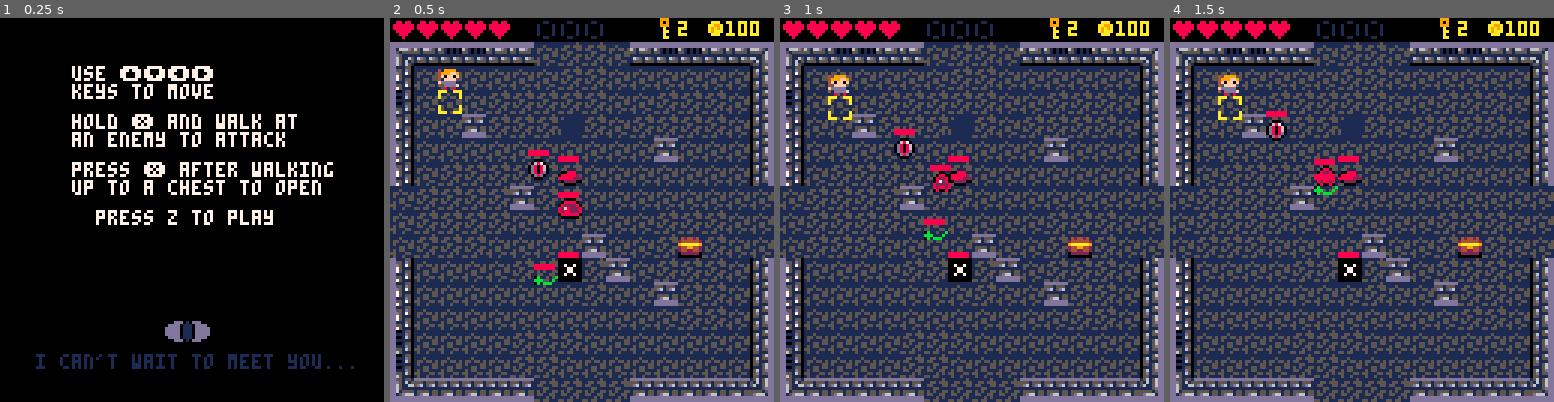
Above: before the commit, frames 1-4 (left to right).
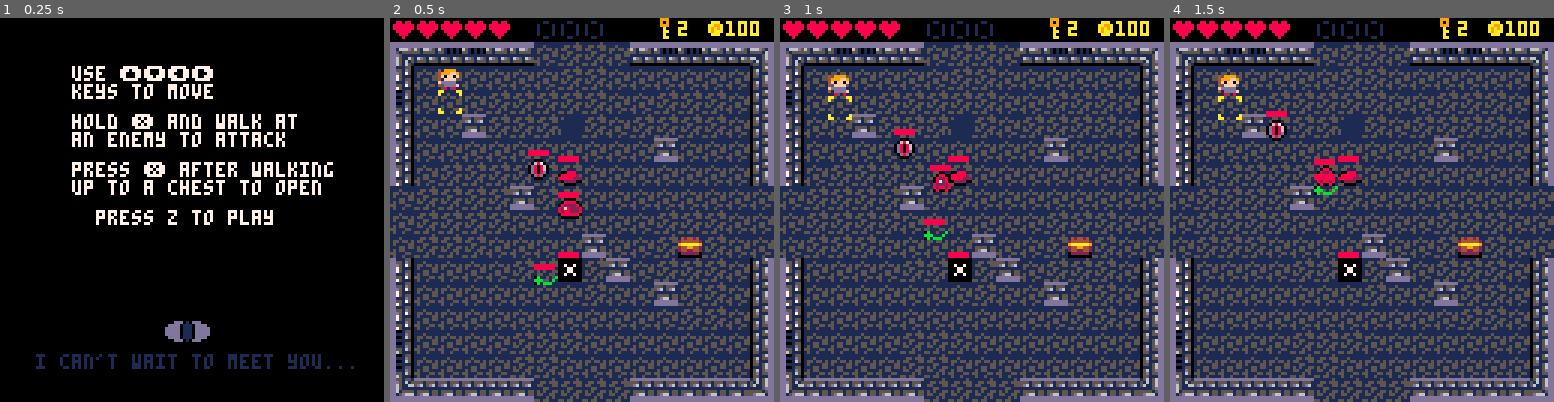
Above: after the commit, the same moments.

Repository: bluewhit/COSC438_final
Game: PICO-8 cartridge nightmare.p8
The game is run twice, just before and just after one commit, with the same random seed, the same clock (stepped at 60 frames per second) and the same inputs.
Inputs:
- Up to frame 1 (0.25 s): no input
- Up to frame 2 (0.5 s): tap O (Z key) at 0.33 s
- Up to frame 3 (1 s): tap Down at 0.7 s
- Up to frame 4 (1.5 s): tap O (Z key) at 1.07 s; tap X (X key) at 1.43 s

Frame 1 is identical in both runs. In frame 2, less than 0.1% of the frame differs, in the area x 12-19%, y 18-25%; in frame 3, less than 0.1%; in frame 4, less than 0.1%.

Commit message:
Add files via upload

Diff:
--- a/nightmare.p8
+++ b/nightmare.p8
@@ -35,6 +35,10 @@
 		h=8
 	}
 
+	--shop init
+	buy = {16,36,51,53,37}
+	shp = {}
+
 	level = 1
 	difficulty = 0
 	enemy = {}
@@ -43,6 +47,12 @@
 	cboss = {}
  genlevel()
  genenemies()
+
+ dis_diag = f
+	diag = ""
+	d_tick = 0
+
+
 end
 
 -->8
@@ -59,15 +69,14 @@
     enemy_update()
    if level == 5 then
     state = 2
-   		if cboss.name == "rotting fish" then
-			ani_fish()
-		end
+   	if cboss.name == "rotting fish" then
+		ani_fish()
 	end
 
 	if difficulty == 4 and cboss.hp == 0 then
 		--state = 3
 	end
-
+   end
  elseif state == 2 then
 	  plr_update()
     boss_update()
@@ -86,10 +95,11 @@
 function _draw()
 
  if state==0 then
-	draw_intro()
+	  draw_intro()
  elseif state==1 then
-	  draw_main()
-	  draw_ui()
+    draw_diag()
+	draw_main()
+	draw_ui()
     draw_enemy_health()
  elseif state==2 then
    cls()
@@ -309,31 +319,30 @@
 	end
 end
 
-function	attack_boss()
-			local x1=0 local y1=0
-			local x2=0 local y2=0
-			local enx1=0 local eny1=0
-			local enx2=0 local eny2=0
-
-			x1=reticle.x
-			x2=reticle.x+reticle.w
-			y1=reticle.y
-			y2=reticle.y+reticle.h
-
-			enx1=cboss.x
-			enx2=cboss.x+cboss.w
-			eny1=cboss.y
-			eny2=cboss.y+cboss.h
-
-			if (x1<enx1 and x2>enx1 and y1<eny1 and y2>eny1)
-			or (x1<enx1 and x2>enx1 and y1<eny2 and y2>eny2)
-			or (x1<enx2 and x2>enx2 and y1<eny1 and y2>eny1)
-			or (x1<enx2 and x2>enx2 and y1<eny2 and y2>eny2) then
-	 		if btn(5) then
-	 			cboss.hp -= 1
-
-	 		end
-			end
+function attack_boss()
+	local x1=0 local y1=0
+	local x2=0 local y2=0
+	local enx1=0 local eny1=0
+	local enx2=0 local eny2=0
+
+	x1=reticle.x
+	x2=reticle.x+reticle.w
+	y1=reticle.y
+	y2=reticle.y+reticle.h
+
+	enx1=cboss.x
+	enx2=cboss.x+cboss.w
+	eny1=cboss.y
+	eny2=cboss.y+cboss.h
+
+	if (x1<enx1 and x2>enx1 and y1<eny1 and y2>eny1)
+		or (x1<enx1 and x2>enx1 and y1<eny2 and y2>eny2)
+		or (x1<enx2 and x2>enx2 and y1<eny1 and y2>eny1)
+		or (x1<enx2 and x2>enx2 and y1<eny2 and y2>eny2) then
+	 	if btn(5) then
+	 		cboss.hp -= 1
+		end
+	end
 end
 -->8
 --map functions--
@@ -398,7 +409,37 @@
  for j in all(enemy) do
    spr(j.s, j.x, j.y,1,1,fl)
  end
-end
+
+end
+
+--function to pick items
+function spawnshop()
+
+	dis_diag = t
+	input = f
+	diag = "do you want to buy something?"
+
+	draw_diag()
+
+	item1 = buy[flr(rnd(5)) + 1]
+	item2 = buy[flr(rnd(5)) + 1]
+
+end
+
+function drawshop()
+	--spr
+	spr(152,48,56,4,3)
+	--hamster
+	spr(116,56,56,2,1)
+	spr(118,60,51)
+
+	--two items
+	spr(item1,56,64)
+	spr(item2,64,64)
+
+end
+
+
 -->8
 --player functions--
 
@@ -550,6 +591,8 @@
           temp.move = "down"
           temp.health = 3
           temp.detected = false
+		  temp.attcd = 20
+		  temp.atttime = 0
           spawnchance = flr(rnd(8)-1)
           if spawnchance == 0 then
         	   temp.name = "slime"
@@ -606,9 +649,9 @@
 	for i in all(enemy) do
 		an_enemy(i)
 		detect(i)
-   		if i.health <= 0 then
+   	if i.health <= 0 then
 			del(enemy, i)
-   		end
+   	end
 		if i.detected then
 			if enemy_attack(i) then
 				print("weak")
@@ -838,22 +881,29 @@
 end
 function enemy_attack(enem)
 		attacked = false
-		for i in all(enem.attack) do
-			if i == "bite" then
-				if melee_attack(enem, enem.move) then
-					attacked = true
-				end
-			elseif i == "slam" then
-				if melee_attack(enem, enem.move) then
-					attacked = true
-				end
-			elseif i == "shoot" then
-				if can_shoot() then
-					attacked = true
-				end
-			elseif i == "scare" then
-				if can_scare() then
-					attacked = true
+		enem.atttime += 1
+		if enem.atttime >= enem.attcd then
+			for i in all(enem.attack) do
+				if i == "bite" then
+					if melee_attack(enem, enem.move) then
+						attacked = true
+						enem.atttime = 0
+					end
+				elseif i == "slam" then
+					if melee_attack(enem, enem.move) then
+						attacked = true
+						enem.atttime = 0
+					end
+				elseif i == "shoot" then
+					if can_shoot() then
+						attacked = true
+						enem.atttime = 0
+					end
+				elseif i == "scare" then
+					if can_scare() then
+						attacked = true
+						enem.atttime = 0
+					end
 				end
 			end
 		end
@@ -869,7 +919,7 @@
  end
 
 -->8
--- animations --
+-- animations and dialogue --
 
 --player--
 --walk left, right, down
@@ -916,18 +965,42 @@
 	end
 end
 
-
-
---animate the fish
-af = 8
-function ani_fish()
-	af=af-1
-	if af < 0 then
-		cboss.sp=cboss.sp+2
-		if cboss.sp > 162 then cboss.sp=160 end
-		af=8
-	end
-
+-- dialogeeee
+function draw_box()
+
+	for i=8, 112,8 do
+	 for j=112, 128,8 do
+			spr(3,i,104)
+			spr(6,i,j)
+		end
+	end
+
+	--corner
+	spr(2,0,104)
+	spr(2,120,104,1,1,t,f)
+
+	--side, left
+	spr(7,0,112,1,1)
+	spr(7,0,120,1,1)
+
+	--side, right
+	spr(7, 120,112,1,1,t)
+	spr(7, 120,120,1,1,t)
+
+end
+
+function draw_diag()
+
+	if dis_diag == t then
+		draw_box()
+		print(sub(diag,1,flr(d_tick+6/3)),8,107)
+		d_tick+=1
+		if d_tick > 90 and input == false then
+			dis_diag = false
+			diag = ""
+			d_tick = 0
+		end
+	end
 end
 -->8
 -- boss code
@@ -1262,8 +1335,138 @@
 
 
 
+…(130 lines of a section not shown)…
 __gff__
-0000000100000000000000010101010100030100000000000000000000010101000000000000000000000000000000010000000000000000000000000000000100000000000000000000000000000000000000000000000000000000000000000000000000000000000000000000000000000000000000000000000000000000
+0000000100000001000000010101010101030100000000000000000000010101000000000505000000000000000000010000050500050000000000000000000100000000000000000000000000000000000000000000000000000000000000000000000000000000000000000000000000000000010100000000000000000000
 0000000000000000000000000000000000000000000000000000000000000000000000000000000000000000000000000000000000000000000000000000000000010000000000000000000000000000010000010000000000000000000000000000000000000000000000000000000000010000000000000000000000000000
 __map__
 0000000000000000000000090000000000000000000000000000000000000000000000000000000000000000000000000000000000000000000000000000000000000000000000000000000000000000000000000000000000000000000000000000000000000000000000000000000000000000000000000000000000000000
Not shown, changed: 179 lines of the sprite sheet (__gfx__) section of nightmare.p8
Not shown, changed: the thumbnail (__label__) section of nightmare.p8
